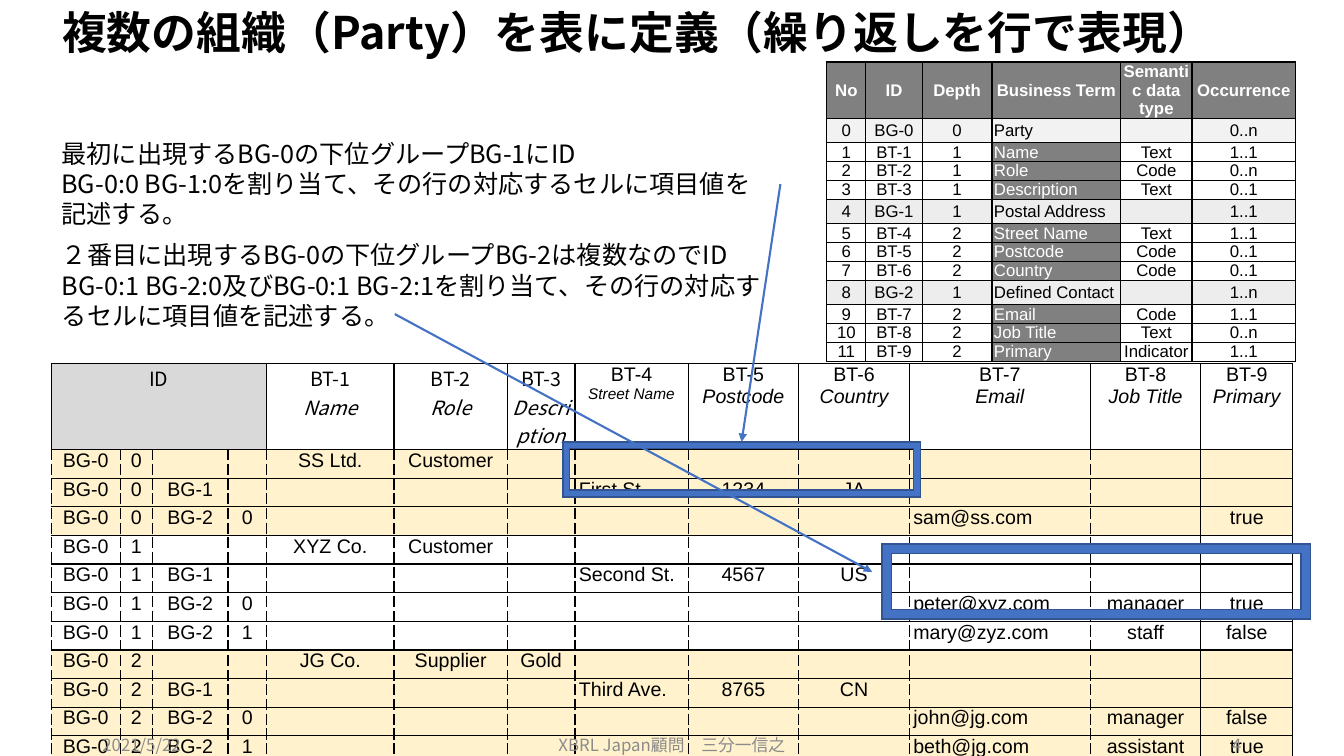
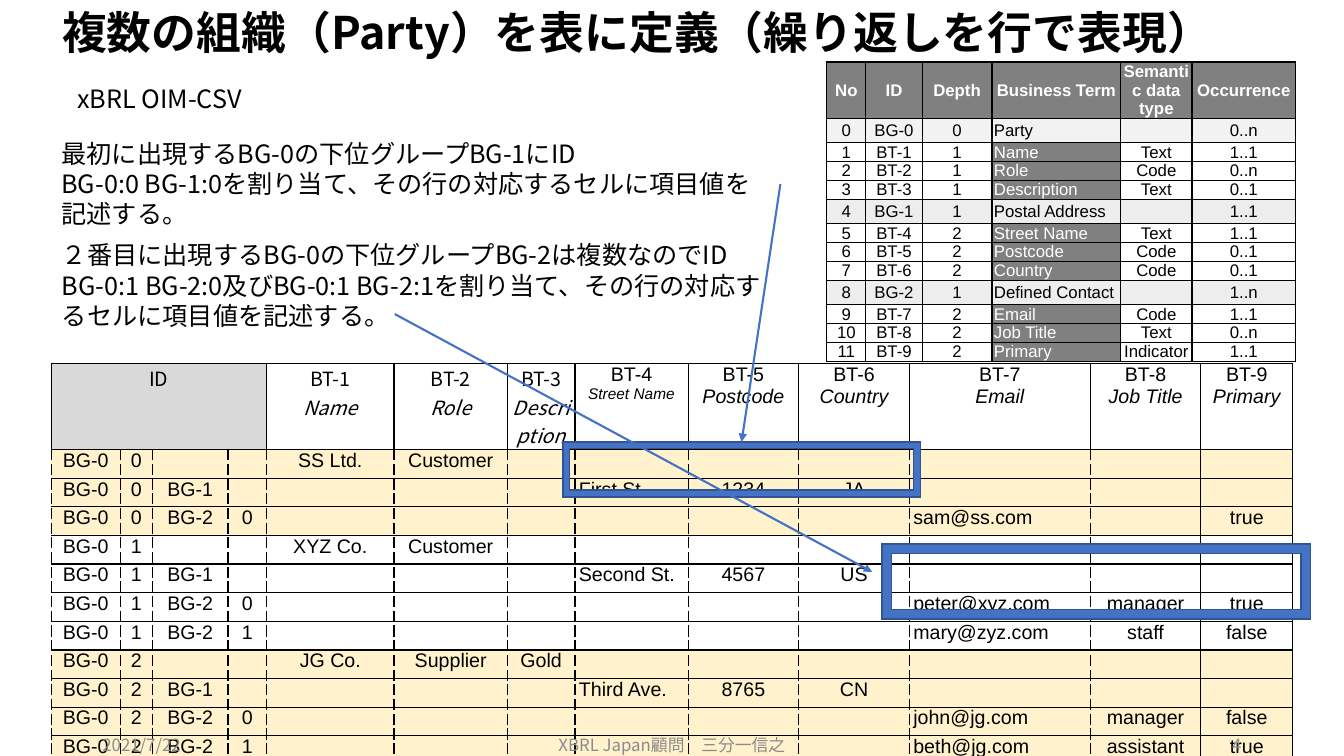
Before and after one commit to pontsoleil/EIPA, a slide deck: slide 5 of XBRL JAPANからの提言/構造化データの表による記述.pptx. Drawn at 1344x756 pixels with LibreOffice and Linux fonts; fonts in the diff are those of the drawing. Boxes give left, top, right and bottom in pixels: in the first picture for what was removed or moved away, otherwise in the second. Text is boxed around its words. In the diff, an @@ line names an element or a change of style, - is before the commit and + after.

```diff
--- a/XBRL JAPANからの提言/構造化データの表による記述.pptx
+++ b/XBRL JAPANからの提言/構造化データの表による記述.pptx
@@ text added at [77, 89, 242, 109], 18 pt, text #000000 @@
+xBRL OIM-CSV
@@ text at [102, 734, 180, 754]: text changed @@
-2021/5/22
+2021/7/22
```
Also in this commit, not shown: 4 other slides changed, 17 other files.
